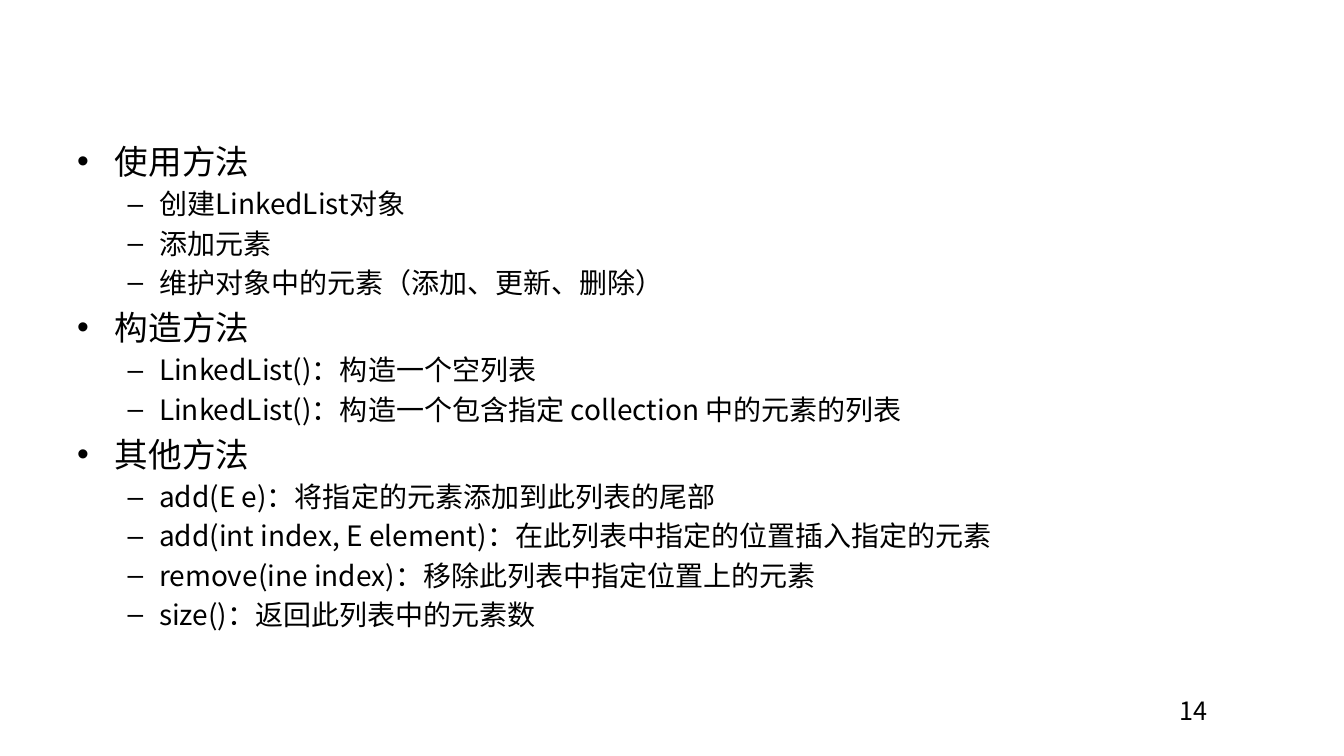
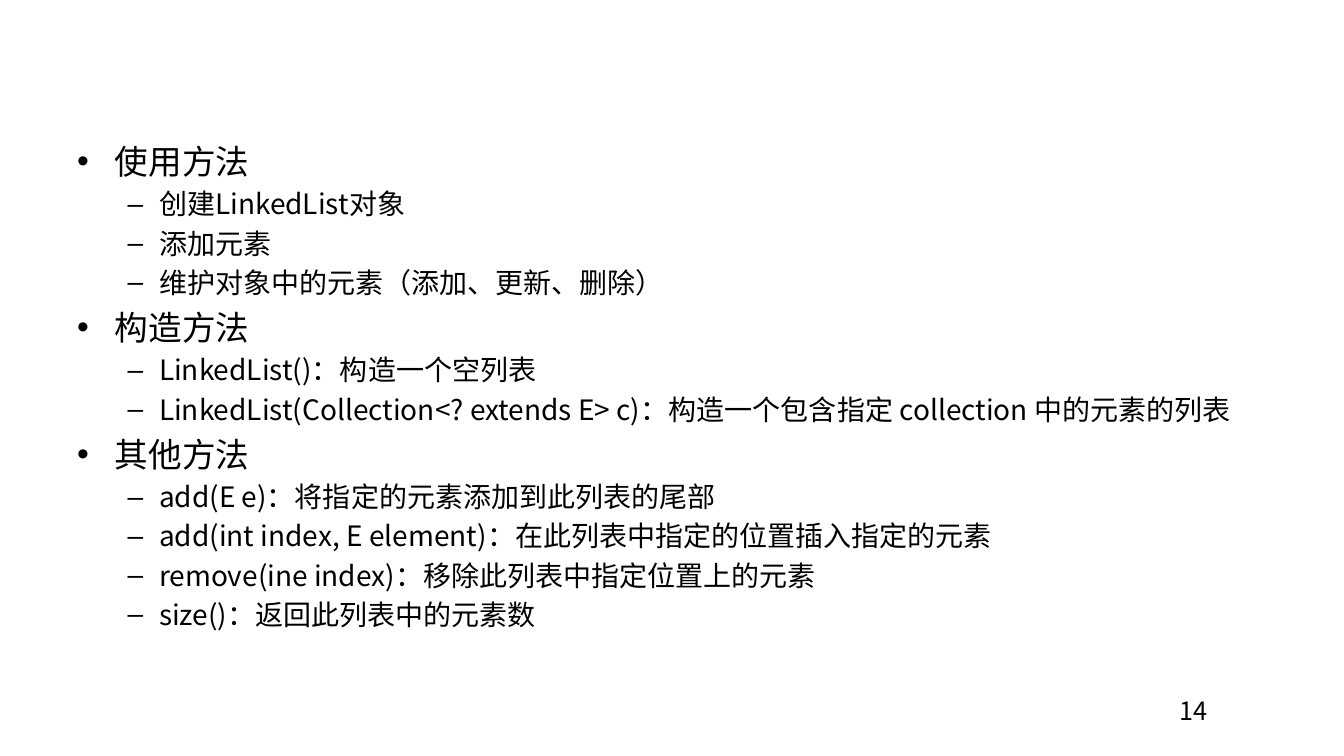
Before and after one commit to edu2act/course-JavaSE-Android, a slide deck: slide 14 of ch12/第12章 容器和泛型.pptx. Drawn at 1344x756 pixels with LibreOffice and Linux fonts; fonts in the diff are those of the drawing; background and template pictures are left out. Boxes give left, top, right and bottom in pixels: in the first picture for what was removed or moved away, otherwise in the second. Text is boxed around its words. In the diff, an @@ line names an element or a change of style, - is before the commit and + after.

```diff
--- a/ch12/第12章 容器和泛型.pptx
+++ b/ch12/第12章 容器和泛型.pptx
@@ text at bbox=[159, 396, 1230, 426]: text changed @@
-  – LinkedList()：构造一个包含指定 collection 中的元素的列表
+  – LinkedList(Collection<? extends E> c)：构造一个包含指定 collection 中的元素的列表
```
Also in this commit, not shown: 11 other slides changed, 21 other files.
